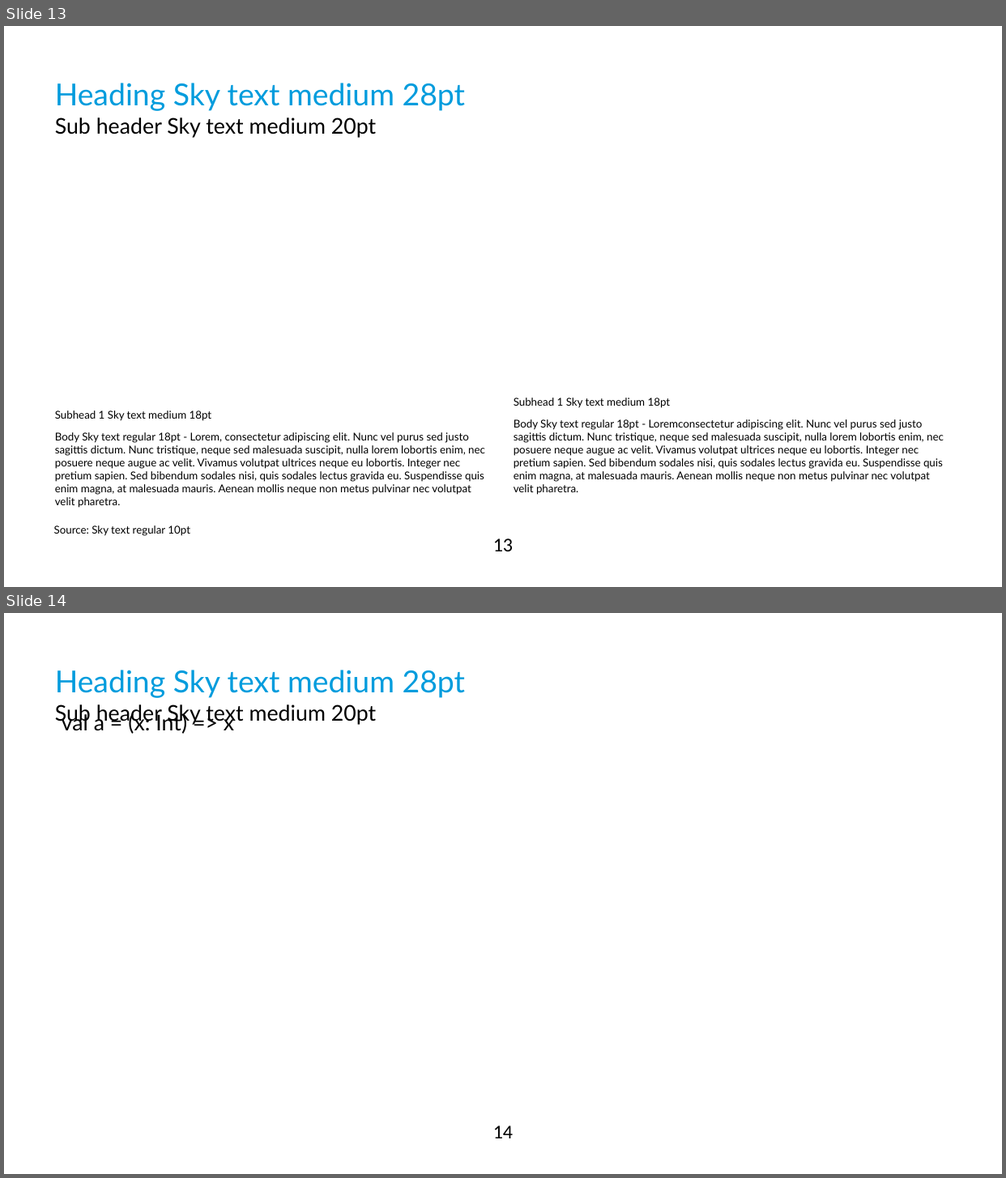
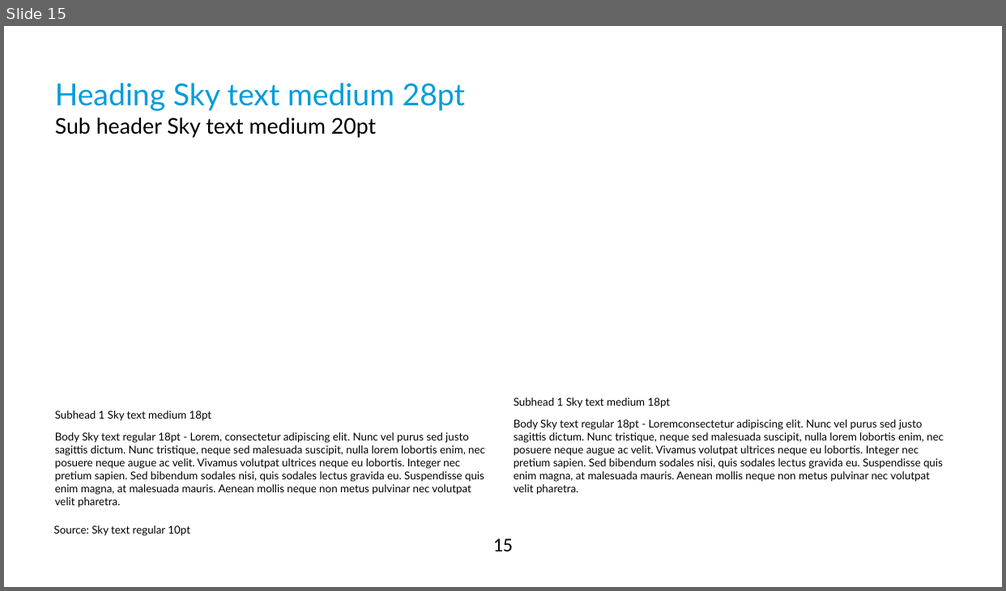
Before and after one commit to qqupp/continuations-playground, a slide deck: docs/diy-continuations.pptx. Shown one above the other, each under a label of ours: slides 13 and 14 before the commit, slide 15 after it. The pictures are 1006x1178 and 1006x591 pixels, drawn with LibreOffice and Linux fonts; fonts in the diff are those of the drawing; background and template pictures are left out. Boxes give left, top, right and bottom in pixels: in the first picture for what was removed or moved away, otherwise in the second. Text is boxed around its words. In the diff, an @@ line names an element or a change of style, - is before the commit and + after.

```diff
--- a/docs/diy-continuations.pptx
+++ b/docs/diy-continuations.pptx
@@ slide 14 removed at [4, 613, 1002, 1174], background #FFFFFF; not listed: 1 template element that a slide beside it also shows @@
@@ title removed at [55, 670, 465, 725] @@
-Heading Sky text medium 28pt
-Sub header Sky text medium 20pt
@@ text removed at [62, 712, 234, 734] @@
-val a = (x: Int) => x
@@ what was slide 13 is now slide 15 @@
@@ page number at [493, 539, 513, 552]: text changed @@
-13
+15
```
Also in this commit, not shown: 2 slides added, 2 other files.
